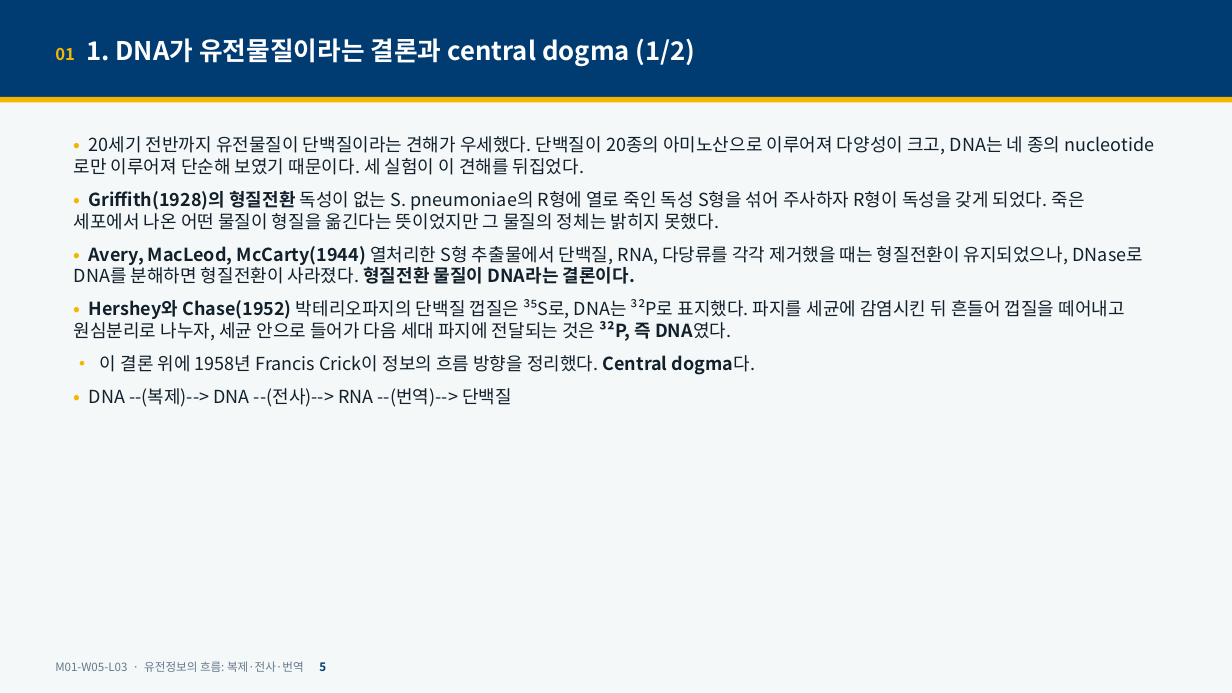
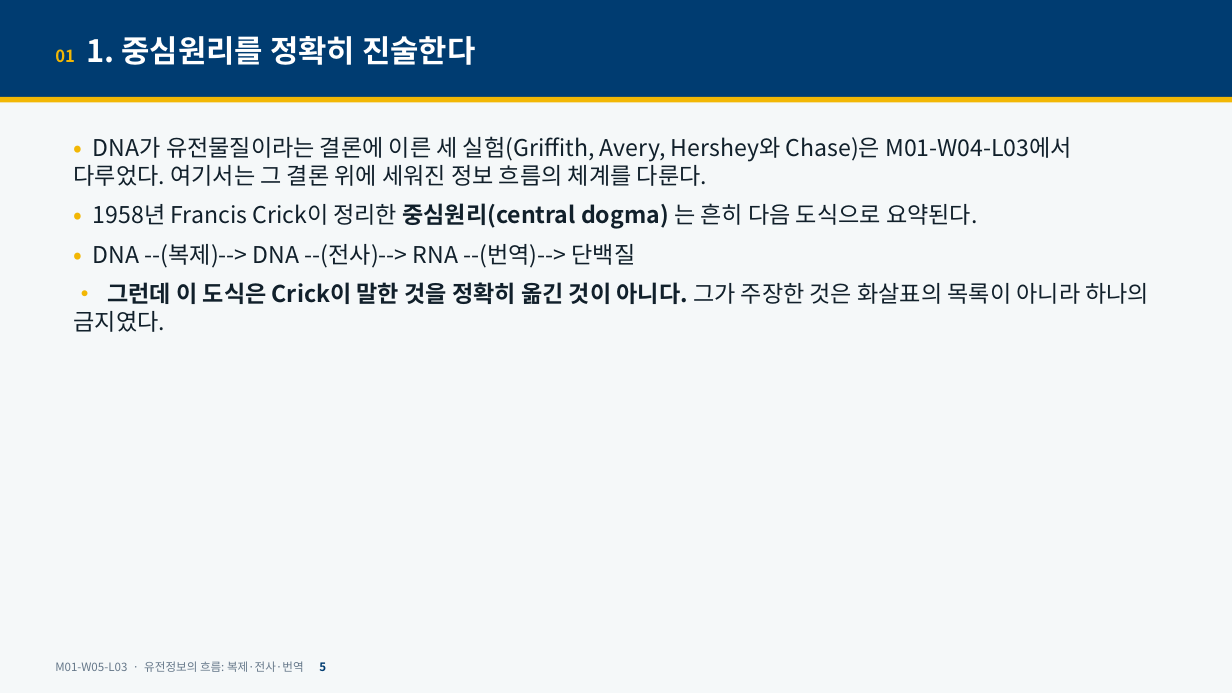
Before and after one commit to hoperiasd2/hoperiasd2.github.io, a slide deck: slide 5 of curriculum/M01/W05/L03/slides.pptx. Drawn at 1232x693 pixels with LibreOffice and Linux fonts; fonts in the diff are those of the drawing. Boxes give left, top, right and bottom in pixels: in the first picture for what was removed or moved away, otherwise in the second. Text is boxed around its words. In the diff, an @@ line names an element or a change of style, - is before the commit and + after.

```diff
--- a/curriculum/M01/W05/L03/slides.pptx
+++ b/curriculum/M01/W05/L03/slides.pptx
@@ text at (55,36,475,65): text changed; size 20 to 24 pt @@
-01 1. DNA가 유전물질이라는 결론과 central dogma (1/2)
+01 1. 중심원리를 정확히 진술한다
@@ text at (74,136,1072,229): text changed; size 14 to 18 pt @@
-• 20세기 전반까지 유전물질이 단백질이라는 견해가 우세했다. 단백질이 20종의 아미노산으로 이루어져 다양성이 크고, DNA는 네 종의 nucleotide로만 이루어져 단순해 보였기 때문이다. 세 실험이 이 견해를 뒤집었다.
-• Griffith(1928)의 형질전환 독성이 없는 S. pneumoniae의 R형에 열로 죽인 독성 S형을 섞어 주사하자 R형이 독성을 갖게 되었다. 죽은 세포에서 나온 어떤 물질이 형질을 옮긴다는 뜻이었지만 그 물질의 정체는 밝히지 못했다.
-• Avery, MacLeod, McCarty(1944) 열처리한 S형 추출물에서 단백질, RNA, 다당류를 각각 제거했을 때는 형질전환이 유지되었으나, DNase로 DNA를 분해하면 형질전환이 사라졌다. 형질전환 물질이 DNA라는 결론이다.
-• Hershey와 Chase(1952) 박테리오파지의 단백질 껍질은 ³⁵S로, DNA는 ³²P로 표지했다. 파지를 세균에 감염시킨 뒤 흔들어 껍질을 떼어내고 원심분리로 나누자, 세균 안으로 들어가 다음 세대 파지에 전달되는 것은 ³²P, 즉 DNA였다.
-• 이 결론 위에 1958년 Francis Crick이 정보의 흐름 방향을 정리했다. Central dogma다.
+• DNA가 유전물질이라는 결론에 이른 세 실험(Griffith, Avery, Hershey와 Chase)은 M01-W04-L03에서 다루었다. 여기서는 그 결론 위에 세워진 정보 흐름의 체계를 다룬다.
+• 1958년 Francis Crick이 정리한 중심원리(central dogma) 는 흔히 다음 도식으로 요약된다.
@@ text at (93,244,636,268): size 14 to 18 pt in "• DNA --(복제)--> DNA --(전사)--> RNA --(번역)--> ..." @@
@@ text at (74,282,1149,332): paragraph added @@
+• 그런데 이 도식은 Crick이 말한 것을 정확히 옮긴 것이 아니다. 그가 주장한 것은 화살표의 목록이 아니라 하나의 금지였다.
```
Also in this commit, not shown: 39 other slides changed, 2 slides added, 3 other files.
